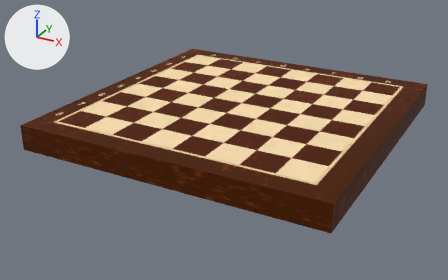
An edit to the Blender file chess_set.blend, drawn before and after from the same camera.
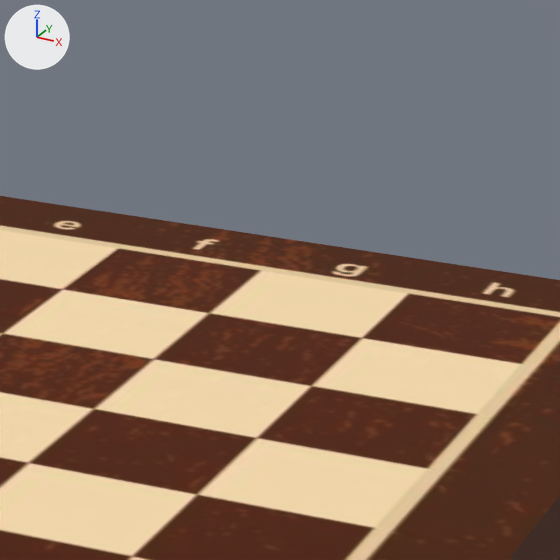
Old and new are each drawn whole from a 50 mm camera at (1.776, -3.474, 1.606) aimed at (-0.046, -0.161, -0.05) and again close up on the part from 66% to 89% of the width and 10% to 47% of the height. Every picture has the same lights, and +X, +Y and +Z are marked at upper left.
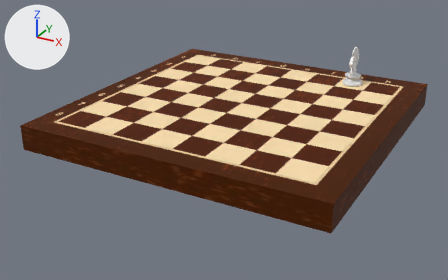
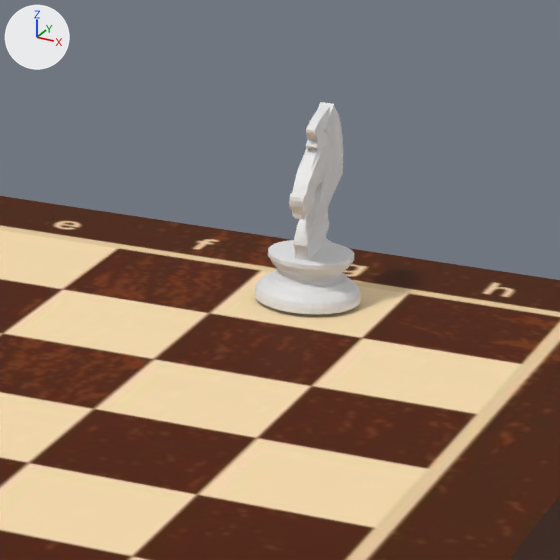
What the commit changed:
Mesh me_plane is new.
It has 948 vertices, 627 faces and spans x -0.356..0.414, y -0.258..0.32, z -0.203..0.203.
Object 'horse' (ob_horse) is new; it shows me_plane.
Its location is (0.52, 0.742, 0.316).
Its rotation in degrees is (0, 90, 0).
Its scale is (0.347, 0.347, 0.347).

What differs and where, as boxes [x1, y1, x2, y2] in the close-ups (560 x 560 px):
'horse', added
    after: [254, 102, 361, 314]
